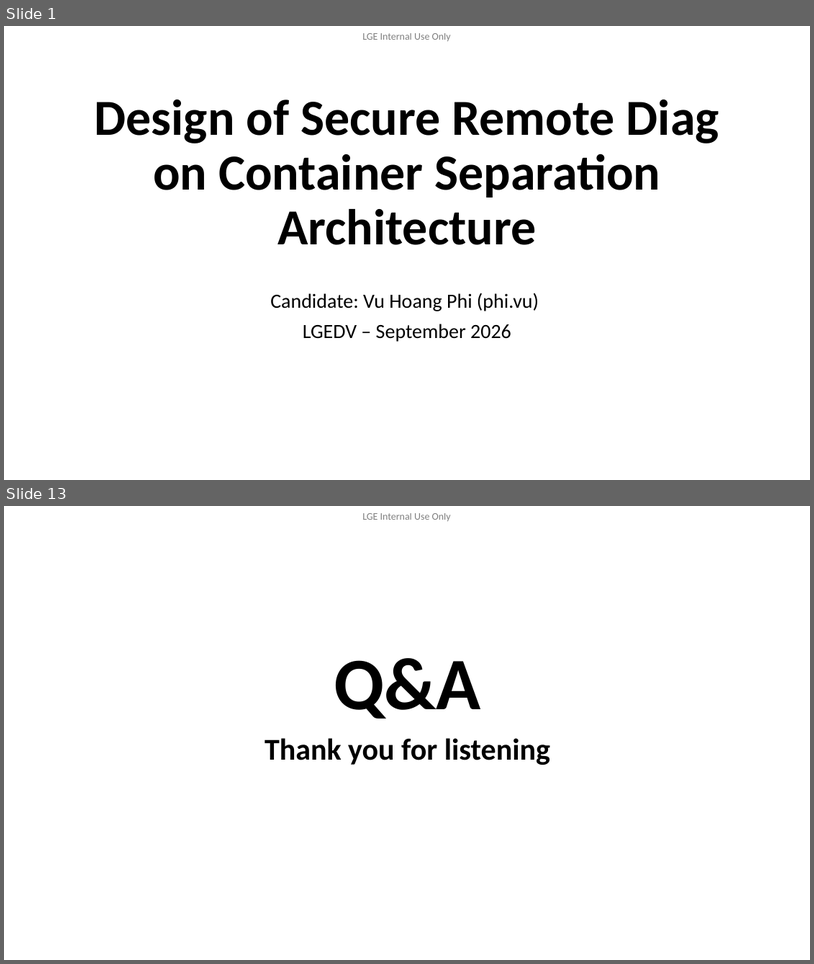
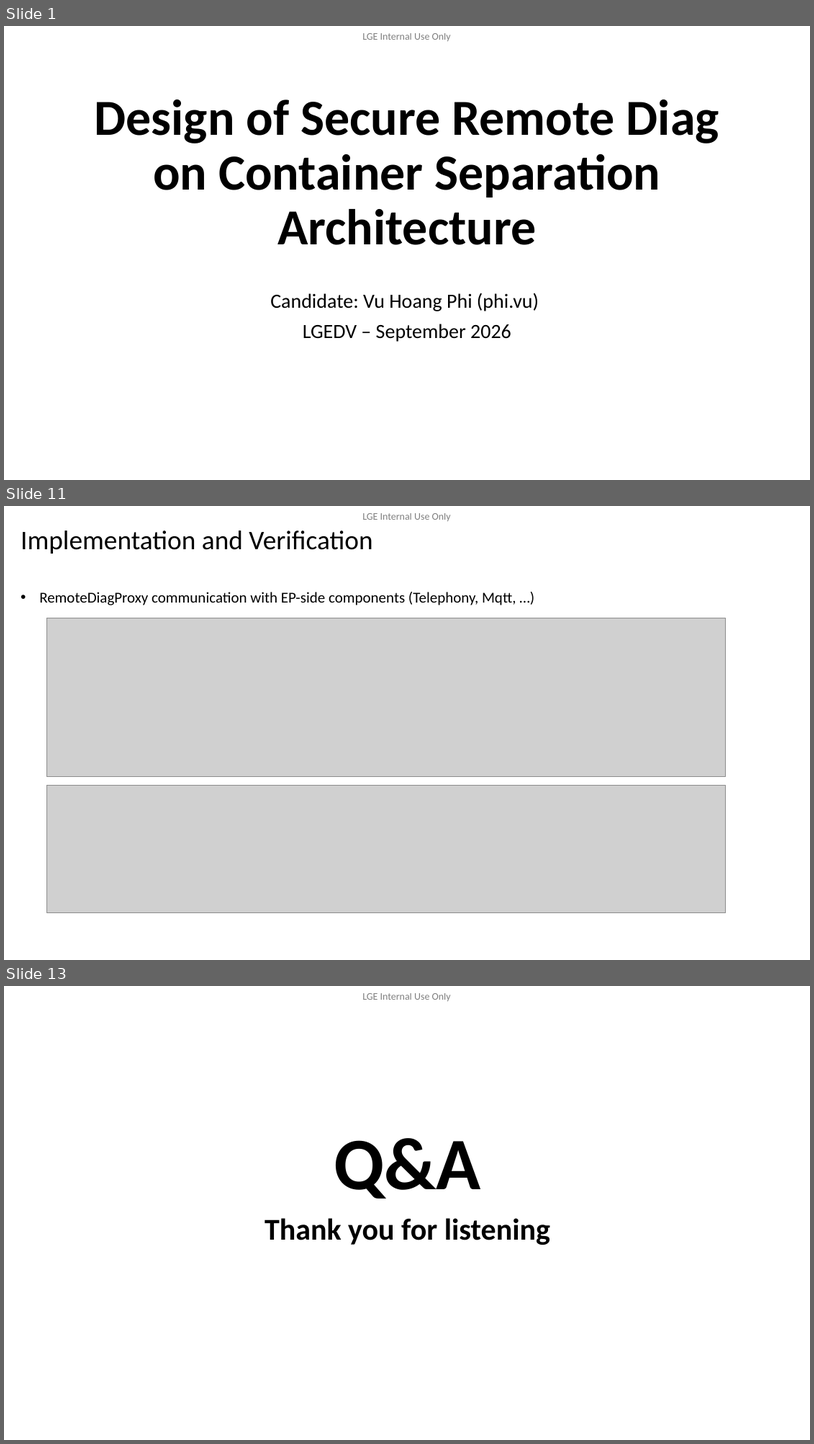
Before and after one commit to btqt/fe, a slide deck: design/FE_phi.vu_Design of Secure Remote Diag on Container Separation Architecture_3rd.pptx. Shown one above the other, each under a label of ours: slides 1 and 13 before the commit, slides 1, 11 and 13 after it; the slides between them are not shown. The pictures are 814x964 and 814x1444 pixels, drawn with LibreOffice and Linux fonts; fonts in the diff are those of the drawing; grey boxes stand for pictures; background and template pictures are left out. Boxes give left, top, right and bottom in pixels: in the first picture for what was removed or moved away, otherwise in the second. Text is boxed around its words. In the diff, an @@ line names an element or a change of style, - is before the commit and + after.

```diff
--- a/design/FE_phi.vu_Design of Secure Remote Diag on Container Separation Architecture_3rd.pptx
+++ b/design/FE_phi.vu_Design of Secure Remote Diag on Container Separation Architecture_3rd.pptx
@@ slide 11 added at (x1=4, y1=506, x2=810, y2=960), background #FFFFFF; not listed: 1 template element that a slide beside it also shows @@
@@ title added at (x1=21, y1=530, x2=373, y2=554), 32 pt, text #000000 @@
+Implementation and Verification
@@ text added at (x1=39, y1=592, x2=517, y2=605), 18 pt, text #000000 @@
+• RemoteDiagProxy communication with EP-side components (Telephony, Mqtt, …)
@@ picture added at (x1=47, y1=618, x2=726, y2=777) @@
@@ picture added at (x1=47, y1=785, x2=726, y2=913) @@
```
Also in this commit, not shown: 9 slides changed, 2 other slides added, 9 slides removed, 1 other file.
